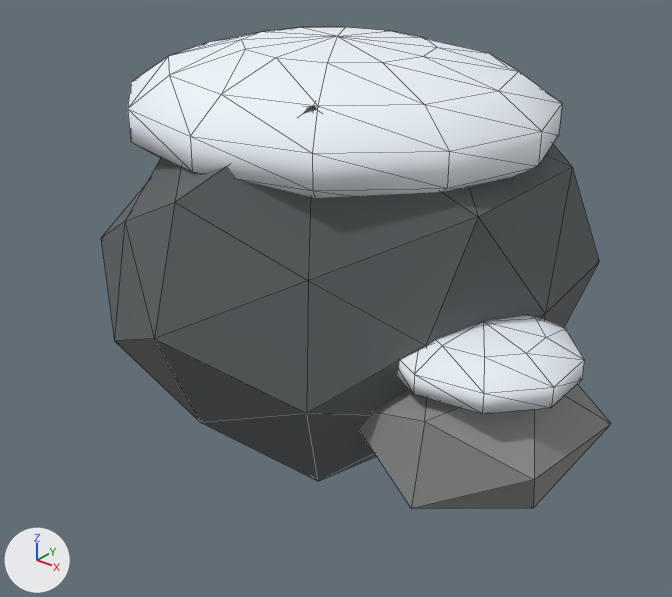
Before and after pictures for a commit that changed the glTF model assets/props/Rocks/RockSnowy/RockSnowy.glb.
Both versions are drawn from a 50 mm lens placed at (4.51, -5.65, 4.14), pointed at (0.21, -0.28, 0.81). The lights are fixed; the arrows at lower left show +X, +Y and +Z. The older version comes first. Mesh edges are drawn as thin lines. Where no turn or scale is listed for an object, it has been applied to the vertices. Vertices at exactly the same position are counted once.

The first picture shows 'Body'.
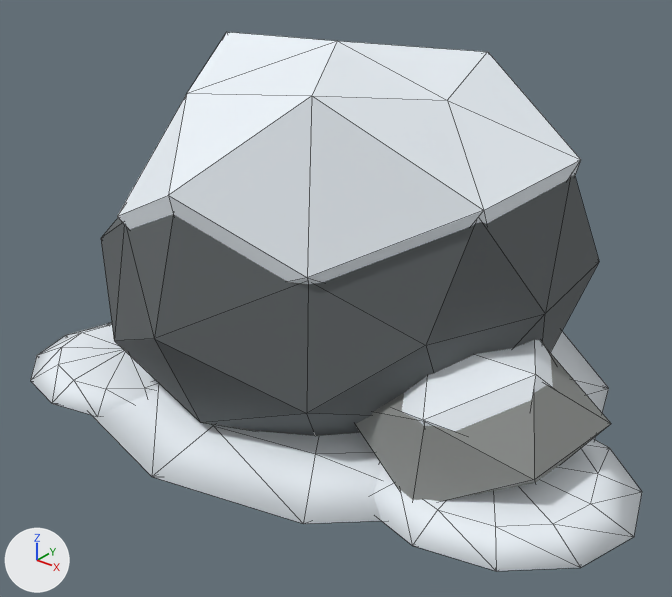
The edits, one by one:
me_mesh_0 is used by ob_body; location (0.0, 0.0, 0.0).
me_mesh_0 had 183 vertices, 316 faces and spanned x -1.75..2.52, y -2.02..1.86, z -0.53..2.85.
me_mesh_0 now has 236 vertices, 416 faces and spans x -2.4..3.0, y -2.16..2.16, z -0.14..2.81.
me_mesh_0 part 1: a new loose piece, a UV sphere (12 segments, 4 rings, poles along z) spanning x 0.8..3.0, y -1.59..0.39, z -0.14..0.18, in mat_body (picture img_image_0).
me_mesh_0 part 2: a new loose piece, a UV sphere (12 segments, 4 rings, poles along z) spanning x -2.3..-0.5, y -2.01..-0.39, z -0.14..0.18, in mat_body (picture img_image_0).
me_mesh_0 part 3: the loose piece of 91 vertices spanning x -1.75..1.75, y -1.56..1.56, z 1.75..2.85 is rebuilt with 42 vertices and now spans x -1.57..1.76, y -1.79..1.67, z 1.22..2.81.
me_mesh_0 part 4: the loose piece of 38 vertices spanning x 0.99..2.37, y -1.16..0.16, z 0.67..1.17 is rebuilt with 12 vertices and now spans x 1.03..2.36, y -1.22..0.33, z 0.48..0.9.
me_mesh_0 part 5: a new loose piece of 52 vertices spanning x -2.4..2.4, y -2.16..2.16, z -0.14..0.18, in mat_body (picture img_image_0).
Part 6, on me_mesh_0:
9 vertices are removed from x -0.95..2.22, y -1.06..1.02, z -0.53..-0.09.
30 faces are deleted.
9 vertices are added at x -0.95..2.22, y -1.06..1.02, z 0.02.
30 new faces join them.

Where the change shows, as pixel boxes [x1, y1, x2, y2] in the pictures (672 x 597 px; the box of a moved part takes in the faces that stretch with it):
'Body', reshaped (20% wider, 12% taller)
    before: [101, 27, 611, 509]
    after: [30, 32, 642, 571]
part 1 of me_mesh_0, added
    after: [373, 439, 642, 571]
part 2 of me_mesh_0, added
    after: [30, 323, 159, 415]
part 3 of me_mesh_0, rebuilt (7% wider, 47% taller)
    before: [128, 27, 562, 198]
    after: [117, 32, 581, 284]
part 4 of me_mesh_0, rebuilt
    before: [397, 316, 584, 414]
    after: [402, 340, 553, 431]
part 5 of me_mesh_0, added
    after: [92, 322, 609, 524]
part 6 of me_mesh_0, moved or reshaped (mostly hidden afterwards)
    before: [201, 413, 611, 509]
    after: [201, 413, 608, 500]
